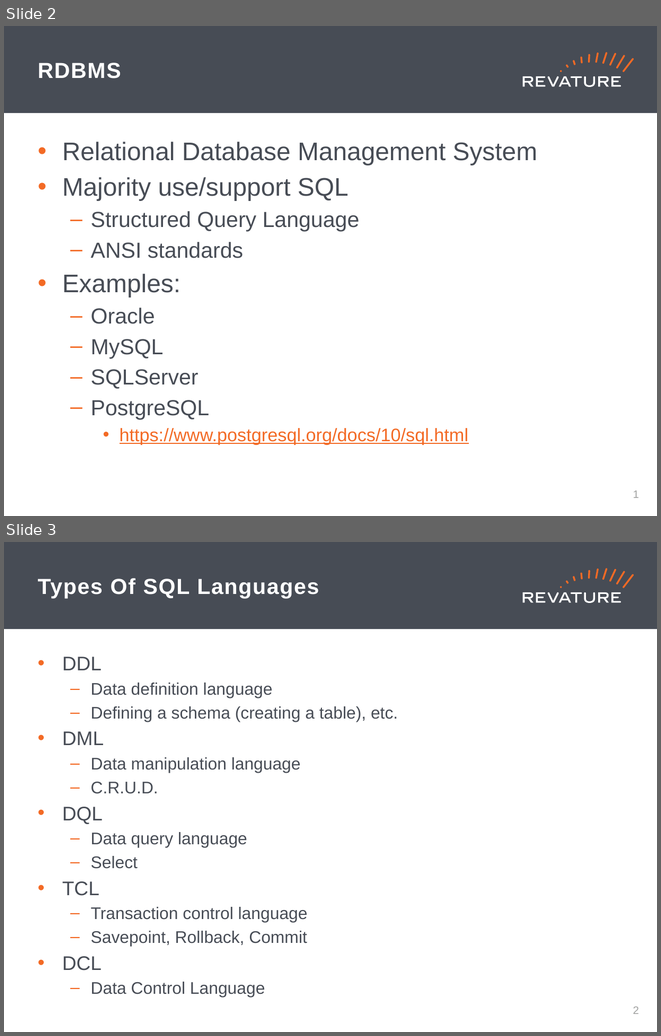
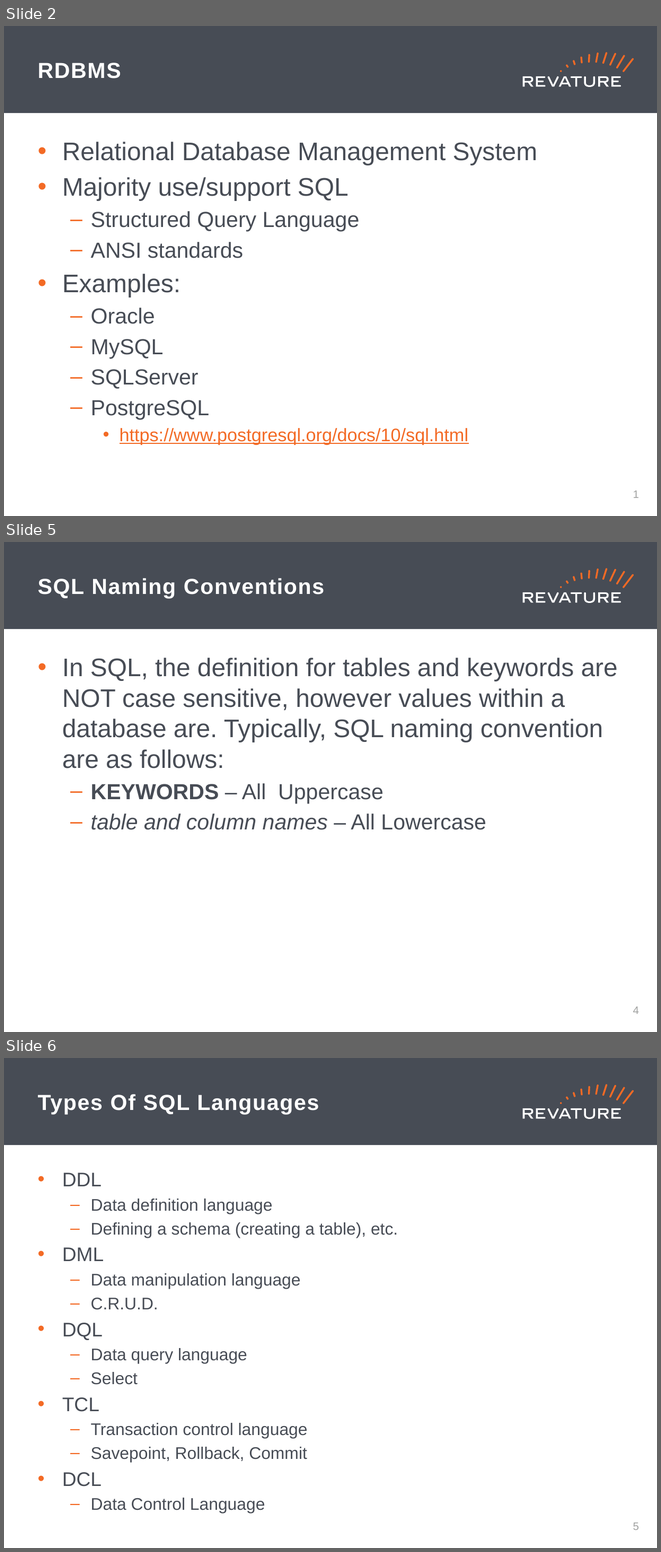
Before and after one commit to jhigherevature/8302021_RAP, a slide deck: powerpoints/Day_19.pptx. Shown one above the other, each under a label of ours: slides 2 and 3 before the commit, slides 2, 5 and 6 after it; the slides between them are not shown. The pictures are 661x1036 and 661x1552 pixels, drawn with LibreOffice and Linux fonts; fonts in the diff are those of the drawing. Boxes give left, top, right and bottom in pixels: in the first picture for what was removed or moved away, otherwise in the second. Text is boxed around its words. In the diff, an @@ line names an element or a change of style, - is before the commit and + after.

```diff
--- a/powerpoints/Day_19.pptx
+++ b/powerpoints/Day_19.pptx
@@ slide 5 added at (4, 542, 657, 1032), background #FFFFFF; not listed: 19 template elements that a slide beside it also shows @@
@@ title added at (38, 578, 324, 598), 24 pt, text #FFFFFF, bold @@
+SQL Naming Conventions
@@ text added at (62, 658, 618, 830), 28 pt, text #474C55 @@
+• In SQL, the definition for tables and keywords are NOT case sensitive, however values within a database are. Typically, SQL naming convention are as follows:
+  – KEYWORDS – All Uppercase
+  – table and column names – All Lowercase
@@ page number added at (633, 1006, 639, 1014), 12 pt, text #A0A1A0 @@
+4
@@ what was slide 3 is now slide 6 @@
@@ page number at (633, 1522, 639, 1530): text changed @@
-2
+5
```
Also in this commit, not shown: 2 slides changed, 4 other slides added, 3 other files.
